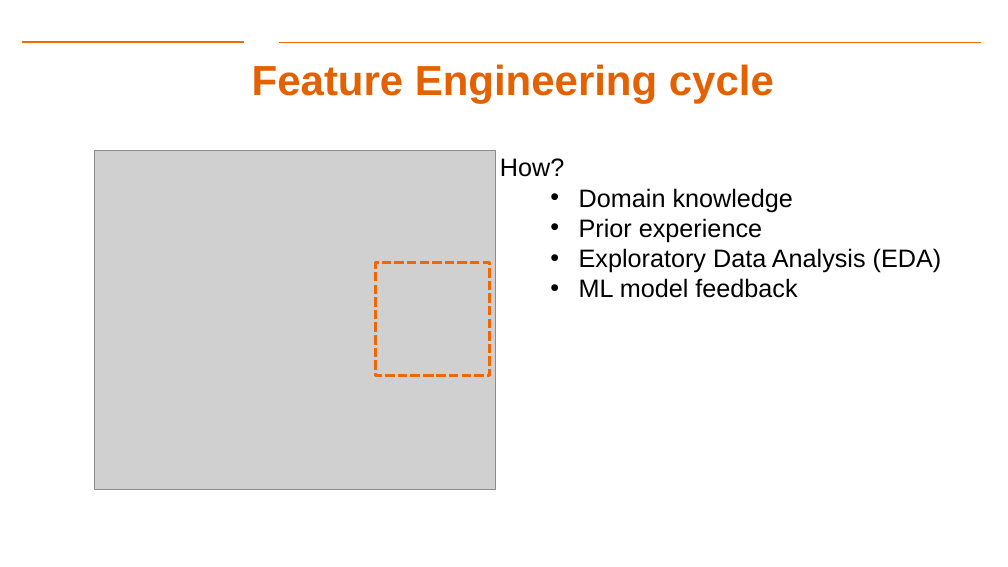
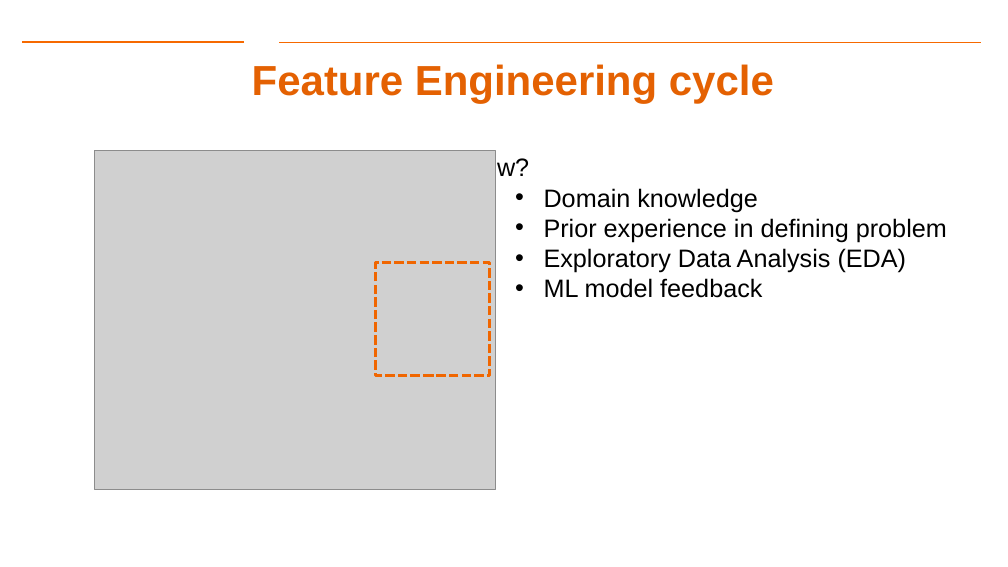
Before and after one commit to Dre1896/RIT-DSCI-633-FDS, a slide deck: slide 6 of Syllabus/Lecture14/Lec14.pptx. Drawn at 1008x567 pixels with LibreOffice and Linux fonts; fonts in the diff are those of the drawing; grey boxes stand for pictures; background and template pictures are left out. Boxes give left, top, right and bottom in pixels: in the first picture for what was removed or moved away, otherwise in the second. Text is boxed around its words. In the diff, an @@ line names an element or a change of style, - is before the commit and + after.

```diff
--- a/Syllabus/Lecture14/Lec14.pptx
+++ b/Syllabus/Lecture14/Lec14.pptx
@@ text "How?": place and size @@
-text "How?" at [500, 158, 942, 298]
+text "How?" at [465, 156, 947, 298]
@@ text at [544, 218, 947, 242]: text changed @@
-  • Prior experience
+  • Prior experience in defining problem
```
Also in this commit, not shown: 12 other slides changed, 1 slide added.
